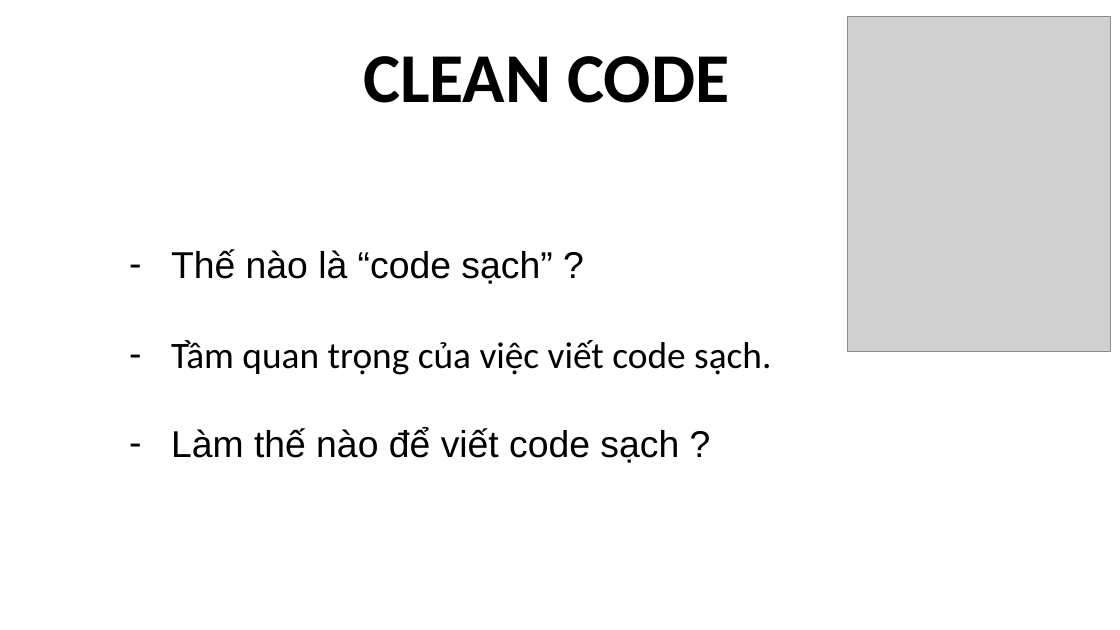
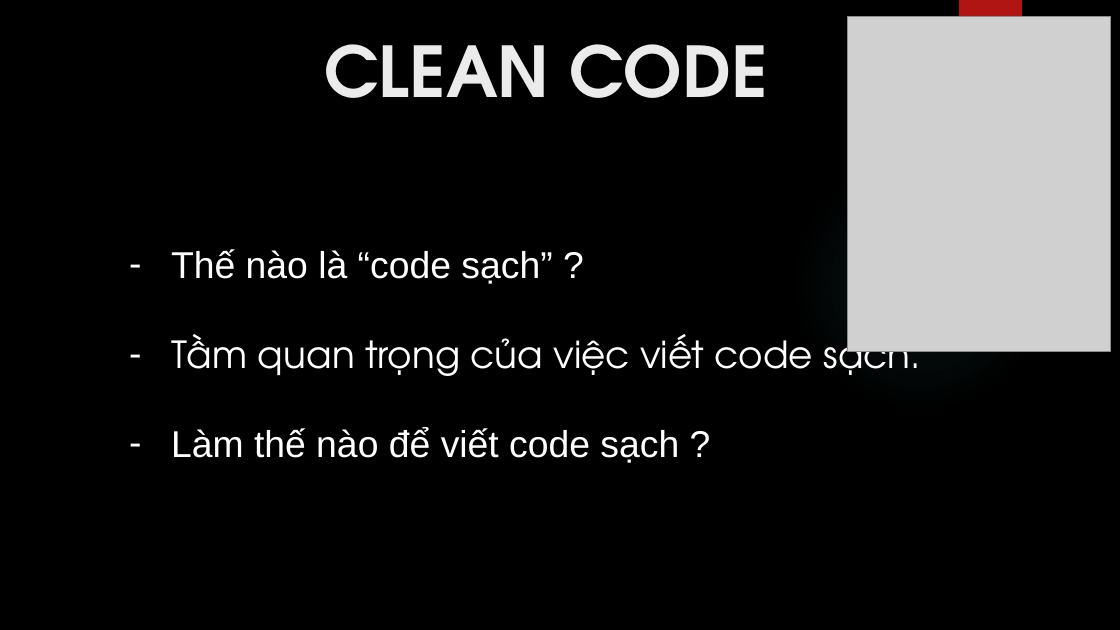
Before and after one commit to quocTuan02/demo, a slide deck: slide 2 of Note/CleanCode.pptx. Drawn at 1120x630 pixels with LibreOffice and Linux fonts; fonts in the diff are those of the drawing; grey boxes stand for pictures; background and template pictures are left out. Boxes give left, top, right and bottom in pixels: in the first picture for what was removed or moved away, otherwise in the second. Text is boxed around its words. In the diff, an @@ line names an element or a change of style, - is before the commit and + after.

```diff
--- a/Note/CleanCode.pptx
+++ b/Note/CleanCode.pptx
@@ background #FFFFFF to picture (left out) @@
@@ title "CLEAN CODE" at (x1=324, y1=44, x2=768, y2=98): font Calibri to TeX Gyre Adventor, text colour #000000 to #EBEBEB; line spacing 0.9 to 1; vertical alignment middle to top @@
@@ rectangle added at (x1=959, y1=0, x2=1022, y2=105), fill #B01513 @@
@@ ellipse added at (x1=791, y1=154, x2=1049, y2=413), fill gradient #50B9C1 @@
@@ text "Thế nào là “code sạch” ..." at (x1=171, y1=249, x2=921, y2=463): text colour #000000 to #FFFFFF; font Calibri to TeX Gyre Adventor in "Tầm quan trọng của việc viết code ..." @@
```
Also in this commit, not shown: 20 other slides changed, 1 other file.
